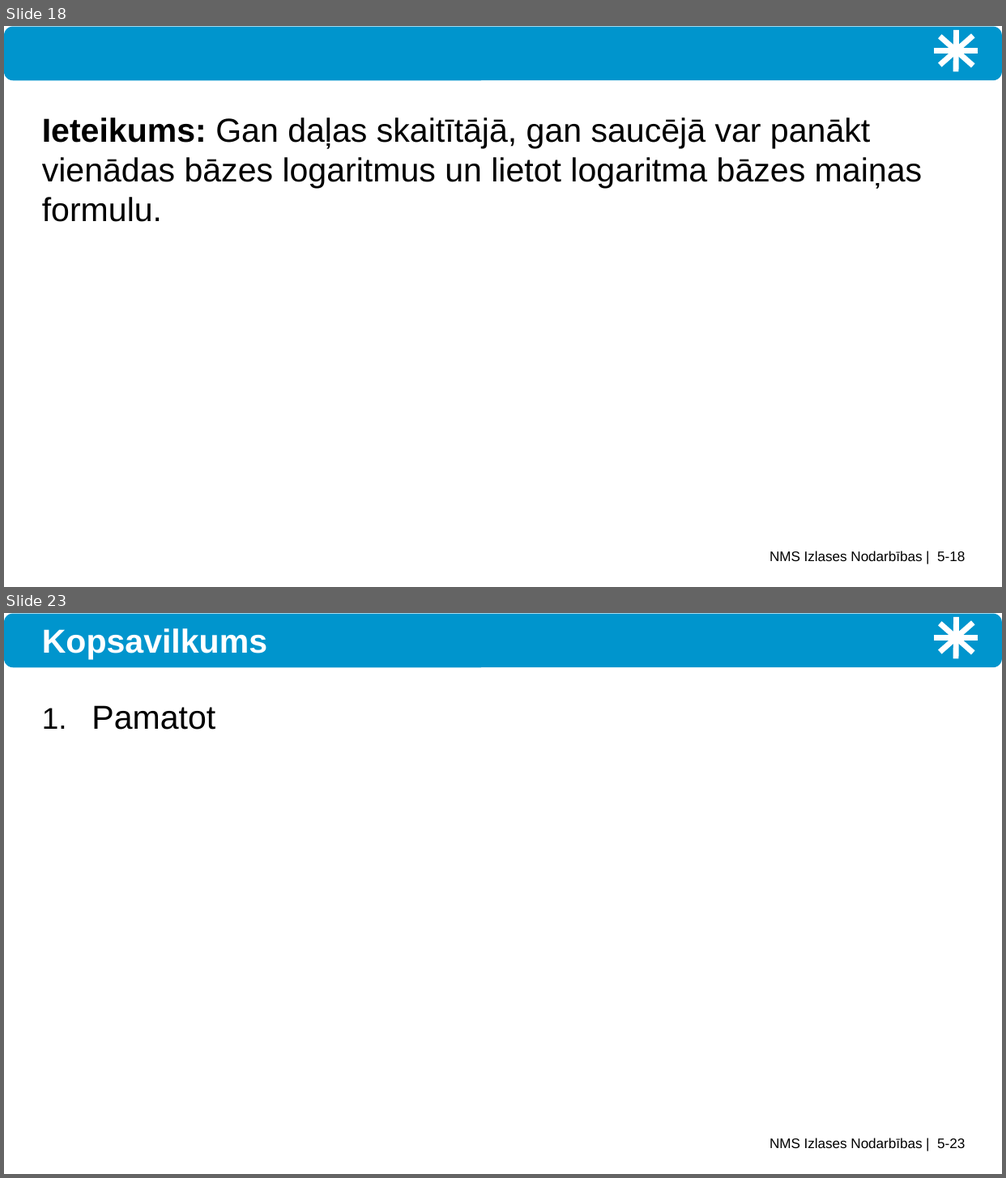
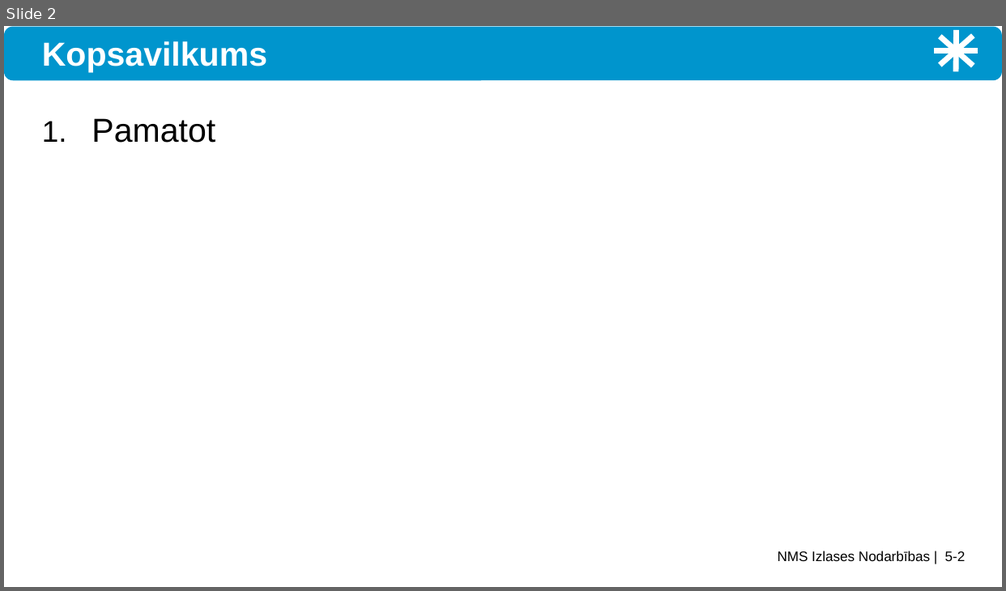
Before and after one commit to kapsitis/math, a slide deck: src/site/numtheory/slides/ntjun05-induction.pptx. Shown one above the other, each under a label of ours: slides 18 and 23 before the commit, slide 2 after it; the slides between them are not shown. The pictures are 1006x1178 and 1006x591 pixels, drawn with LibreOffice and Linux fonts; fonts in the diff are those of the drawing. Boxes give left, top, right and bottom in pixels: in the first picture for what was removed or moved away, otherwise in the second. Text is boxed around its words. In the diff, an @@ line names an element or a change of style, - is before the commit and + after.

```diff
--- a/src/site/numtheory/slides/ntjun05-induction.pptx
+++ b/src/site/numtheory/slides/ntjun05-induction.pptx
@@ slide 18 removed at <box>4,26,1002,587</box>, background #FFFFFF; not listed: 6 template elements that a slide beside it also shows @@
@@ text removed at <box>42,118,922,222</box> @@
-Ieteikums: Gan daļas skaitītājā, gan saucējā var panākt vienādas bāzes logaritmus un lietot logaritma bāzes maiņas formulu.
@@ what was slide 23 is now slide 2 @@
@@ text at <box>778,551,965,561</box>: text changed @@
-NMS Izlases Nodarbības | 5-23
+NMS Izlases Nodarbības | 5-2
```
Also in this commit, not shown: 20 other slides removed, 31 other files.
